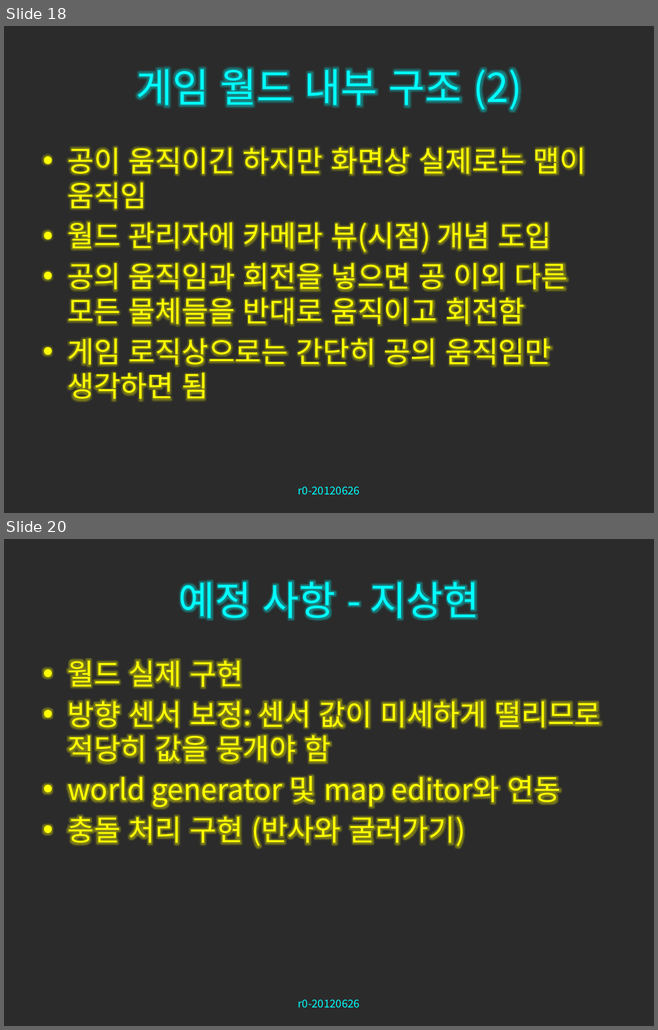
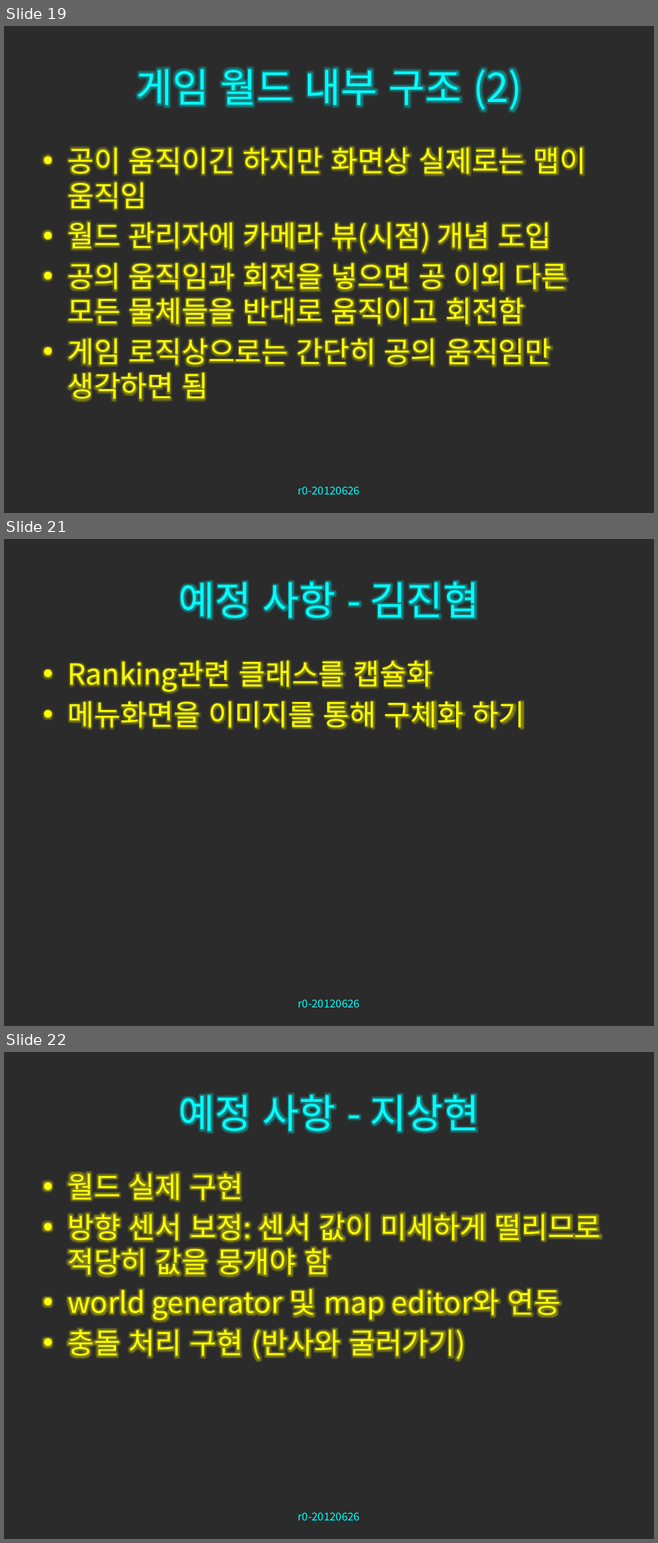
Before and after one commit to zwycid/dimension-drive-downside, a slide deck: presentation/중간발표.pptx. Shown one above the other, each under a label of ours: slides 18 and 20 before the commit, slides 19, 21 and 22 after it; the slides between them are not shown. The pictures are 658x1030 and 658x1543 pixels, drawn with LibreOffice and Linux fonts; fonts in the diff are those of the drawing; background and template pictures are left out; a plain dark background stands for a picture behind light text. Boxes give left, top, right and bottom in pixels: in the first picture for what was removed or moved away, otherwise in the second. Text is boxed around its words. In the diff, an @@ line names an element or a change of style, - is before the commit and + after.

Commit message:
진협이형 내용 추가

```diff
--- a/presentation/중간발표.pptx
+++ b/presentation/중간발표.pptx
@@ slide 21 added at [4, 539, 654, 1026], background picture (left out) @@
@@ title added at [179, 580, 479, 620], 44 pt, text #00FFFF @@
+예정 사항 - 김진협
@@ text added at [67, 660, 525, 732], 32 pt, text #FFFF00 @@
+• Ranking관련 클래스를 캡슐화
+• 메뉴화면을 이미지를 통해 구체화 하기
@@ text added at [298, 1000, 360, 1008], 12 pt, text #00FFFF @@
+r0-20120626
@@ what was slide 18 is now slide 19 @@
@@ what was slide 20 is now slide 22 @@
```
Also in this commit, not shown: 1 slide changed, 1 other slide added.
